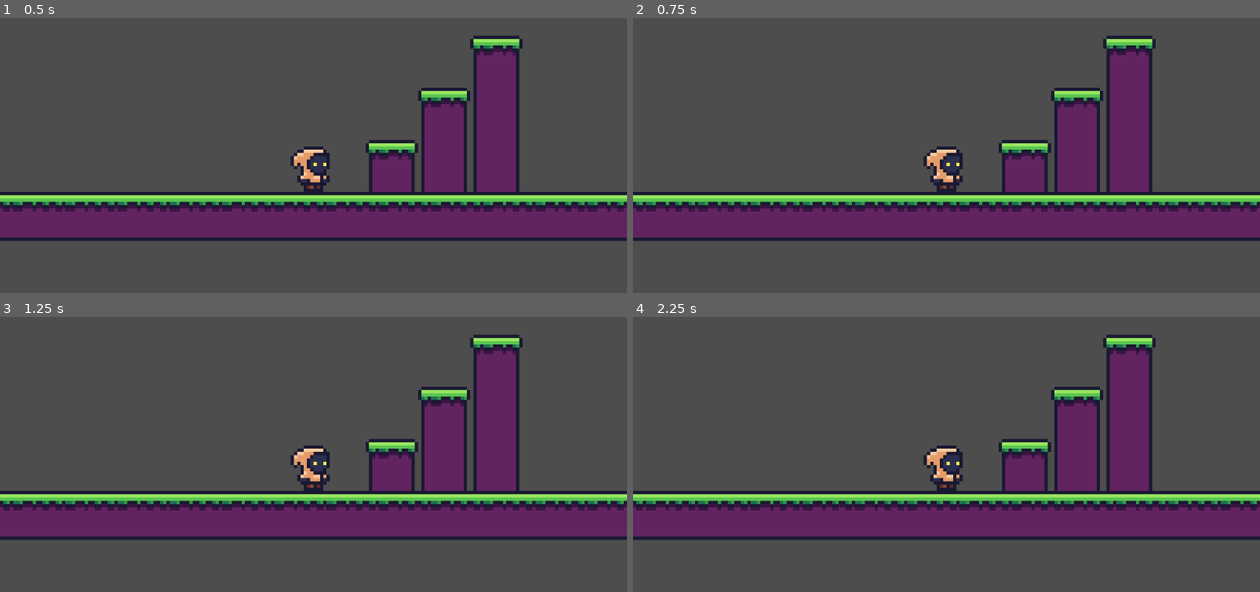
Above: before the commit, frames 1-4 (two rows, left to right).
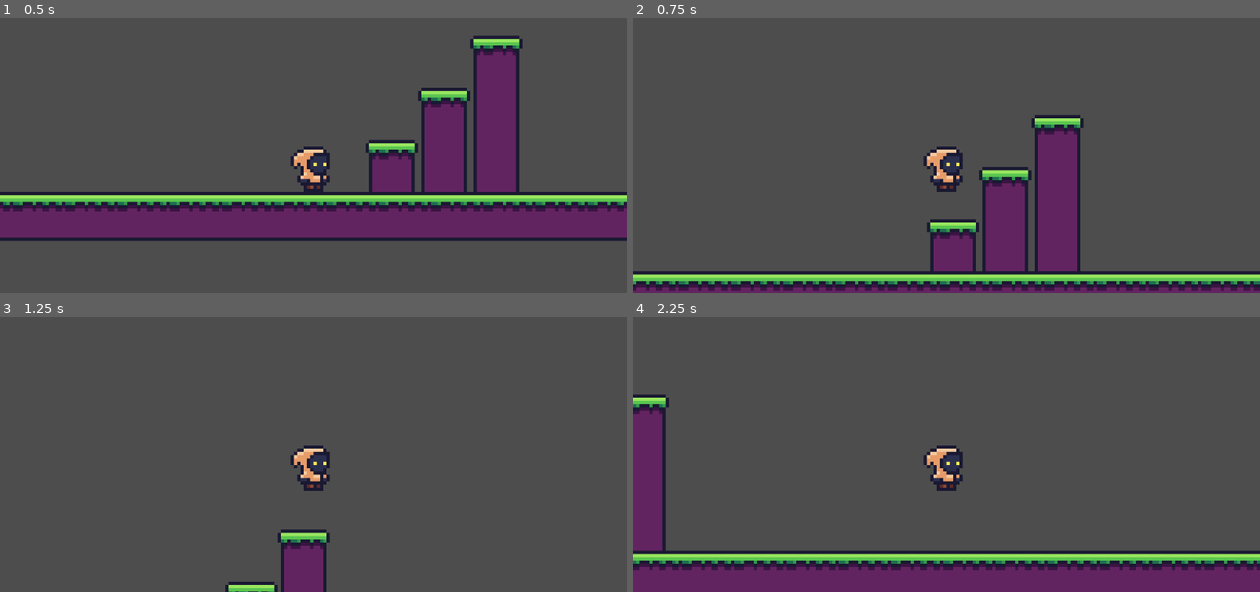
Above: after the commit, the same moments.

Repository: richard-pius/2D-Platform-Game
Game: Godot game, scene res://Assets/Scences/Areas/area_1.tscn
The game is run twice, just before and just after one commit, with the same random seed, the same clock (stepped at 60 frames per second) and the same inputs.
Inputs:
- Up to frame 1 (0.5 s): no input
- Up to frame 2 (0.75 s): tap Enter at 0.5 s; hold D (move_right) from 0.53 s (still down); tap Space (jump) at 0.6 s
- Up to frame 3 (1.25 s): keep holding D (move_right); tap Space (jump) at 0.77, 1.07 s
- Up to frame 4 (2.25 s): tap Space (jump) at 1.35, 1.52, 1.82, 2.1 s; release D (move_right) at 2.03 s; hold A (move_left) from 2.03 s (still down)

Frame 1 is identical in both runs. In frame 2, 35% of the frame differs, in the area x 0-100%, y 6-100%; in frame 3, 28%; in frame 4, 43%.
Error before the commit: Parse Error: Identifier "JUMP_VELOCITY" not declared in the current scope. (res://Assets/Scripts/player_controller.gd:21)

Commit message:
fixed some bugs

Diff:
--- a/Assets/Scences/player.tscn
+++ b/Assets/Scences/player.tscn
@@ -10,7 +10,8 @@
 [node name="Player" type="CharacterBody2D"]
 position = Vector2(0, -8)
 script = ExtResource("1_xtx3v")
-speed = null
+speed = 5.0
+jump_power = 8.0
 
 [node name="Camera2D" type="Camera2D" parent="."]
 offset = Vector2(0, -15)
--- a/Assets/Scripts/player_controller.gd
+++ b/Assets/Scripts/player_controller.gd
@@ -18,14 +18,14 @@
 
 	# Handle jump.
 	if Input.is_action_just_pressed("jump") and is_on_floor():
-		velocity.y = JUMP_VELOCITY
+		velocity.y = jump_power * jump_mulitplier
 
 	# Get the input direction and handle the movement/deceleration.
 	# As good practice, you should replace UI actions with custom gameplay actions.
-	var direction := Input.get_axis("move_left", "move_right")
+	direction = Input.get_axis("move_left", "move_right")
 	if direction:
-		velocity.x = direction * SPEED
+		velocity.x = direction * speed * speed_multiplier
 	else:
-		velocity.x = move_toward(velocity.x, 0, SPEED)
+		velocity.x = move_toward(velocity.x, 0, speed * speed_multiplier)
 
 	move_and_slide()
